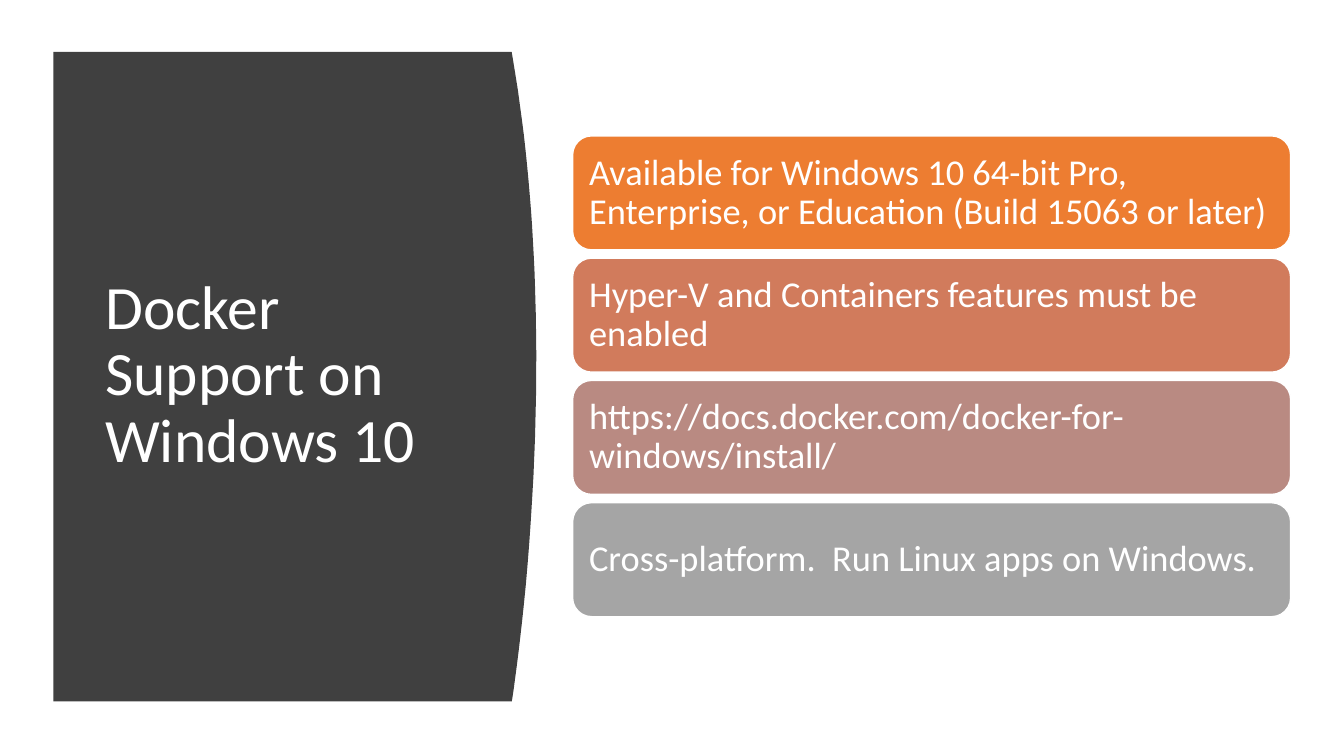
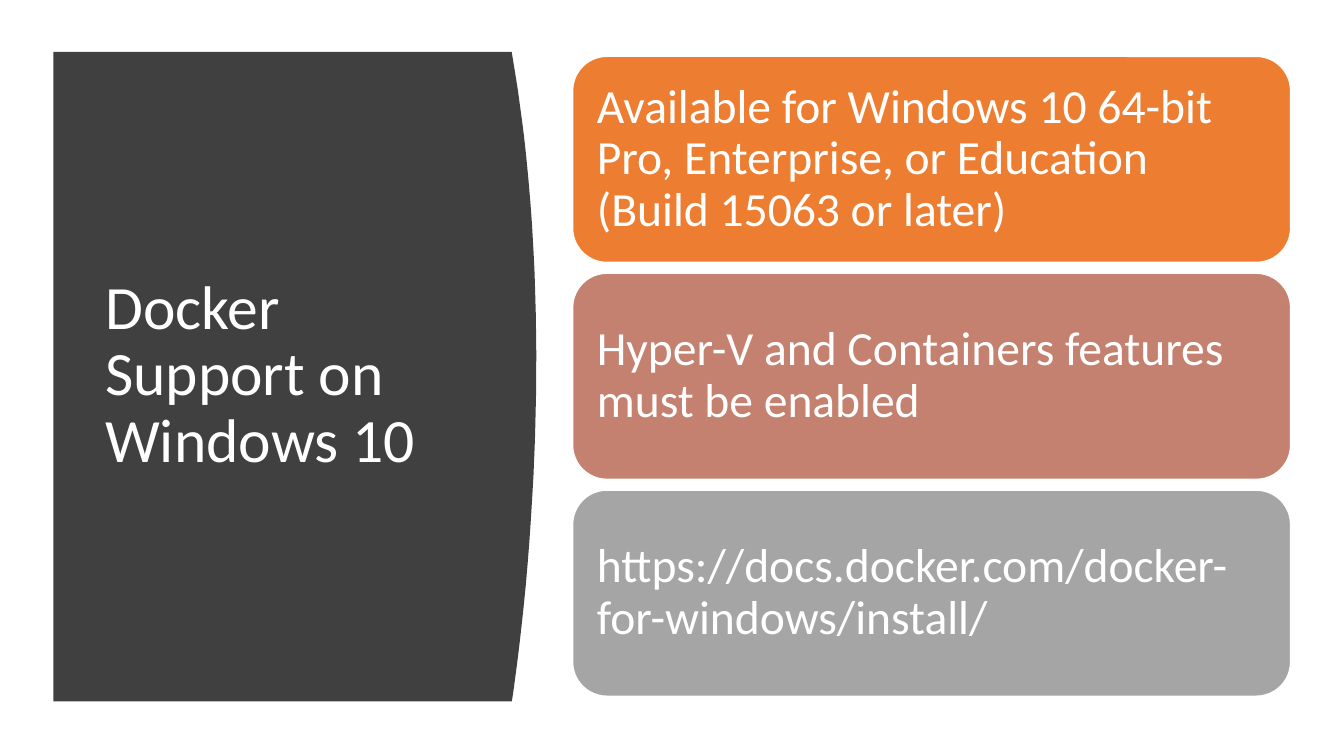
Before and after one commit to chlsmith/sql-on-docker, a slide deck: slide 10 of sql-on-docker.pptx (slide 9 before the commit). Drawn at 1344x756 pixels with LibreOffice and Linux fonts; fonts in the diff are those of the drawing. Boxes give left, top, right and bottom in pixels: in the first picture for what was removed or moved away, otherwise in the second. Text is boxed around its words. In the diff, an @@ line names an element or a change of style, - is before the commit and + after.

Commit message:
moved around slides

```diff
--- a/sql-on-docker.pptx
+++ b/sql-on-docker.pptx
@@ rounded rectangle: place and size @@
-rounded rectangle at [573,136,1291,250]
+rounded rectangle at [573,56,1291,262]
@@ text "Available for Windows 10 64-bit ...": place and size @@
-text "Available for Windows 10 64-bit ..." at [589,159,1266,230]
+text "Available for Windows 10 64-bit ..." at [597,90,1211,233]
@@ rounded rectangle removed at [573,258,1291,372] @@
@@ rounded rectangle: place and size @@
-rounded rectangle at [573,380,1291,494]
+rounded rectangle at [573,273,1291,479]
@@ rounded rectangle at [573,273,1291,479]: fill #B98A82 to #C48170 @@
@@ text "Hyper-V and Containers features must ...": place and size @@
-text "Hyper-V and Containers features must ..." at [589,281,1197,346]
+text "Hyper-V and Containers features must ..." at [597,332,1223,418]
@@ rounded rectangle: place and size @@
-rounded rectangle at [573,503,1291,617]
+rounded rectangle at [573,490,1291,696]
@@ size 26 to 34 pt; more space between paragraphs in 3 elements at [597,90,1211,233], [597,332,1223,418], [597,549,1227,636] @@
@@ text "https://docs.docker.com/docker-for-windows/install/": place and size @@
-text "https://docs.docker.com/docker-for-windows/install/" at [589,404,1124,470]
+text "https://docs.docker.com/docker-for-windows/install/" at [597,549,1227,636]
@@ text removed at [589,546,1256,577] @@
-Cross-platform. Run Linux apps on Windows.
```
Also in this commit, not shown: 4 other slides changed, 1 slide added, 2 slides removed.
